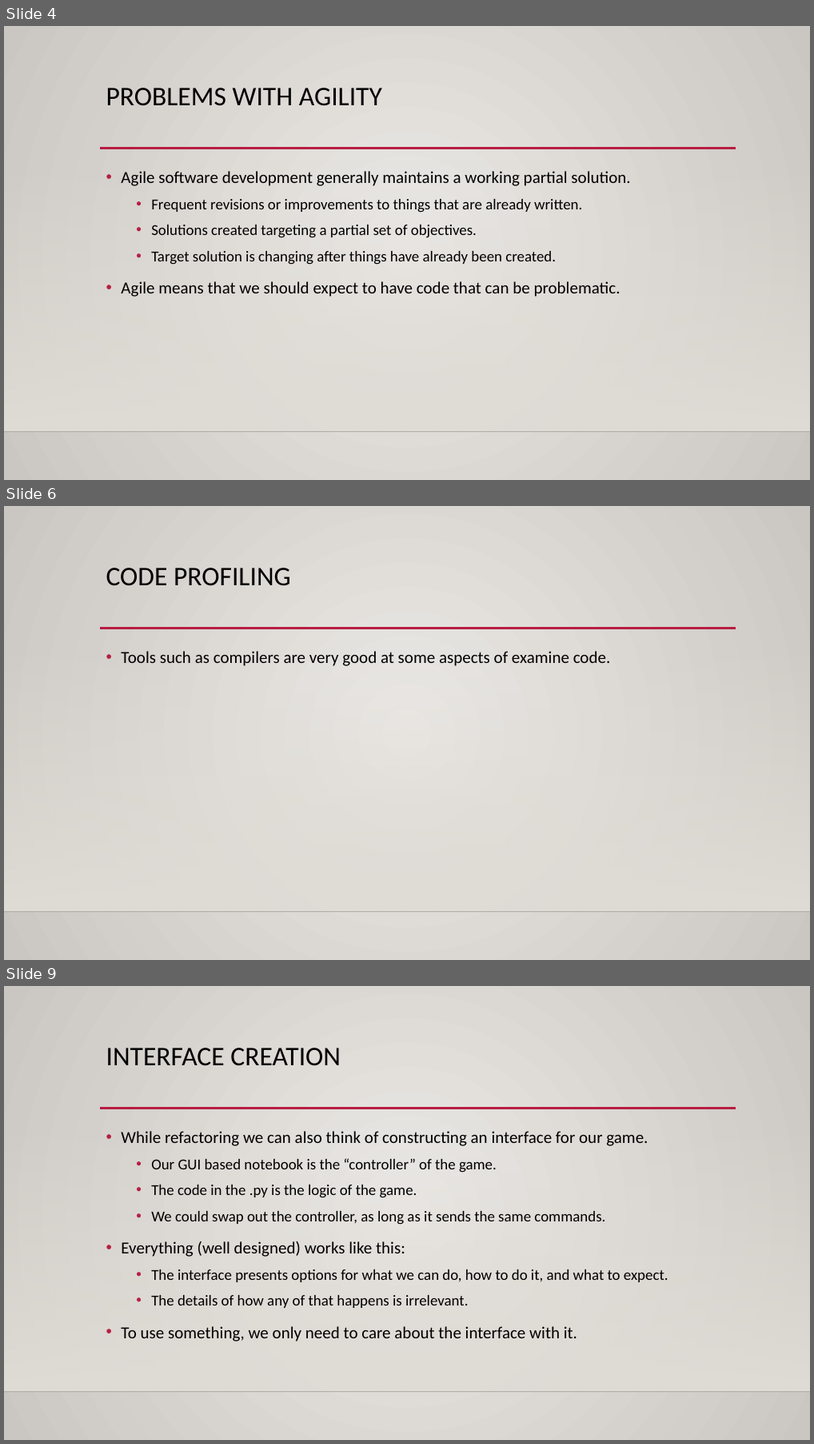
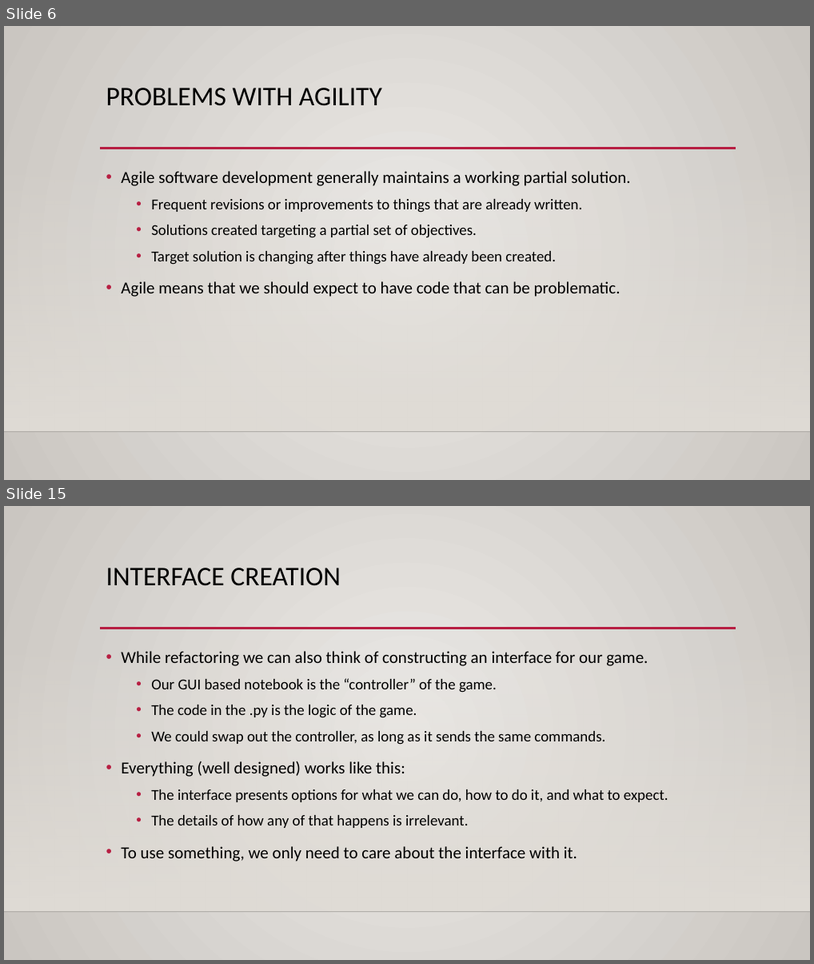
Before and after one commit to calvint13/Programming_Basics_for_ML, a slide deck: course_material/slides/026_refactor.pptx. Shown one above the other, each under a label of ours: slides 4, 6 and 9 before the commit, slides 6 and 15 after it; the slides between them are not shown. The pictures are 814x1444 and 814x964 pixels, drawn with LibreOffice and Linux fonts; fonts in the diff are those of the drawing; background and template pictures are left out. Boxes give left, top, right and bottom in pixels: in the first picture for what was removed or moved away, otherwise in the second. Text is boxed around its words. In the diff, an @@ line names an element or a change of style, - is before the commit and + after.

```diff
--- a/course_material/slides/026_refactor.pptx
+++ b/course_material/slides/026_refactor.pptx
@@ slide 6 removed at (x1=4, y1=506, x2=810, y2=960), background gradient #ECEAE7 to #CAC7C1; not listed: 3 template elements that a slide beside it also shows @@
@@ title removed at (x1=106, y1=568, x2=291, y2=586) @@
-CODE PROFILING
@@ text removed at (x1=121, y1=651, x2=611, y2=666) @@
-• Tools such as compilers are very good at some aspects of examine code.
@@ what was slide 4 is now slide 6 @@
@@ what was slide 9 is now slide 15 @@
```
Also in this commit, not shown: 4 slides changed, 7 slides added, 4 other files.
